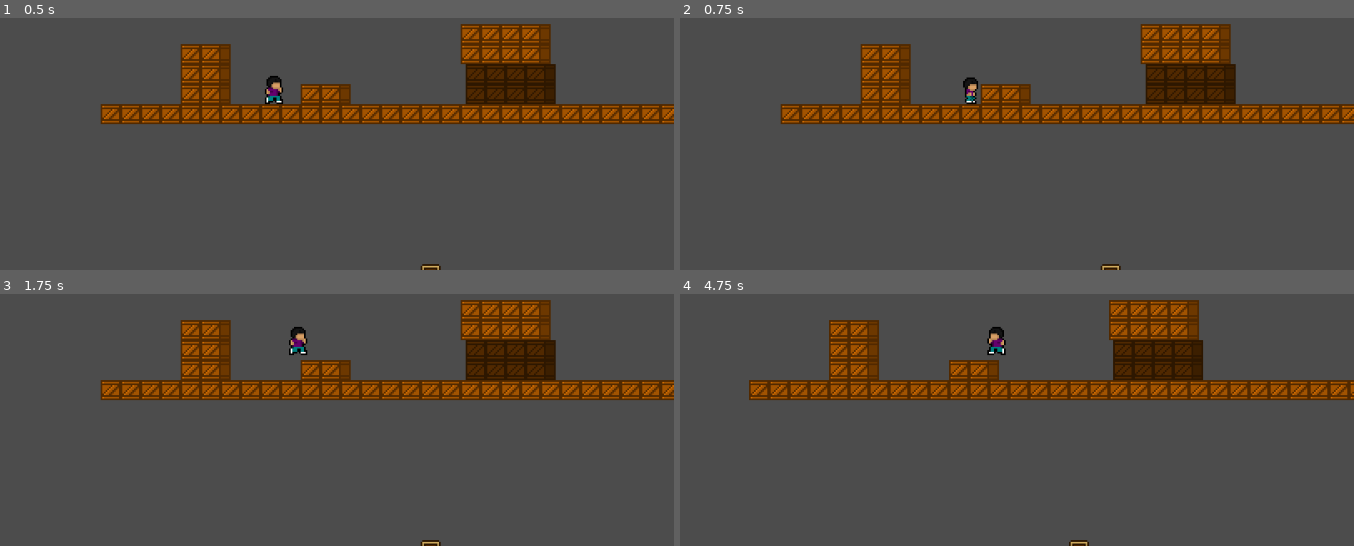
Above: before the commit, frames 1-4 (two rows, left to right).
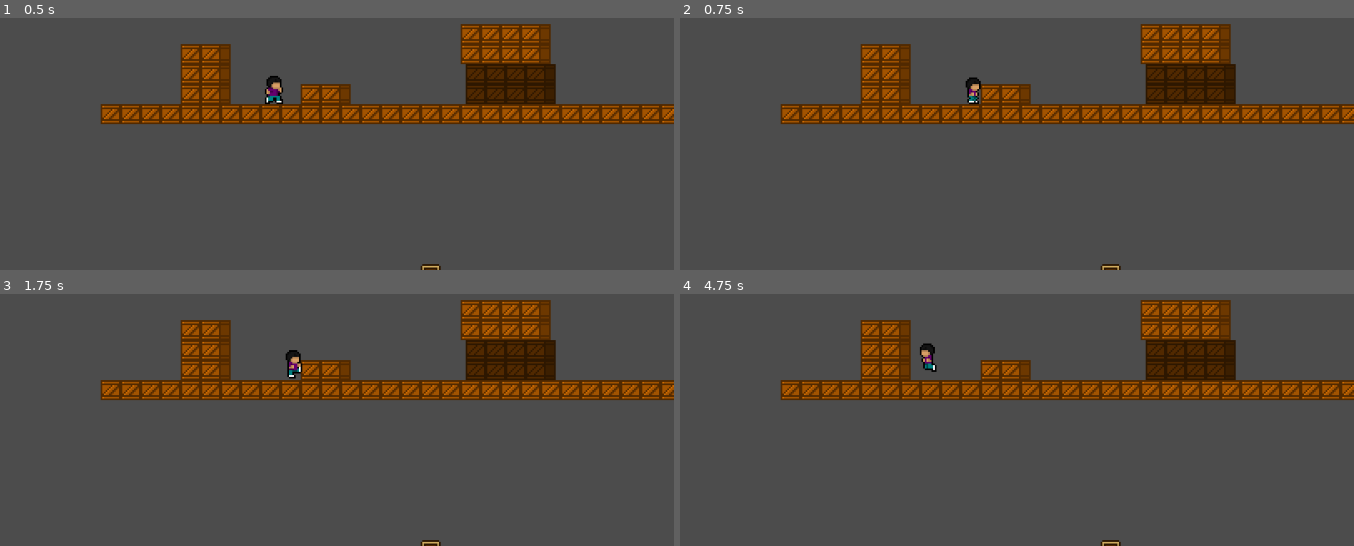
Above: after the commit, the same moments.

Repository: Guilherme-Calland/superMegaDorito
Game: Godot game, scene res://scenes/level/TestLevel.tscn
The game is run twice, just before and just after one commit, with the same random seed, the same clock (stepped at 60 frames per second) and the same inputs.
Inputs (mouse positions are in pixels of both pictures, inside the frame that each line leads up to):
- Up to frame 1 (0.5 s): no input
- Up to frame 2 (0.75 s): move the mouse to (1131, 23) at 0.52 s; hold D (right) from 0.53 s (still down); click (1131, 23) at 0.6 s
- Up to frame 3 (1.75 s): keep holding D (right); tap W (jump) at 0.77, 1.52 s; tap Shift (dash, bound only before the commit) at 0.8, 1.35 s; move the mouse to (114, 344) at 1.27 s; click (114, 344) at 1.55 s
- Up to frame 4 (4.75 s): move the mouse to (outside the picture) at 2.02 s; release D (right) at 2.03 s; hold A (left) 2.03-2.78 s; click (outside the picture) at 2.1 s; tap Shift (dash, bound only before the commit) at 2.3, 2.85, 3.8, 4.35 s; move the mouse to (915, 409) at 2.77 s; hold D (right) 2.78-4.28 s; tap W (jump) at 3.02, 3.77, 4.52 s; click (915, 409) at 3.05 s; move the mouse to (1192, 389) at 3.52 s; click (1192, 389) at 3.6 s; move the mouse to (outside the picture) at 4.27 s; hold A (left) from 4.28 s (still down); click (outside the picture) at 4.55 s

Frame 1 is identical in both runs. In frame 2, 0.2% of the frame differs, in the area x 41-45%, y 23-35%; in frame 3, 0.4%; in frame 4, 11%, in the area x 10-100%, y 2-100%.

Commit message:
dash on floor audio

Diff:
--- a/project.godot
+++ b/project.godot
@@ -55,8 +55,8 @@
 }
 dash={
 "deadzone": 0.5,
-"events": [ Object(InputEventKey,"resource_local_to_scene":false,"resource_name":"","device":0,"alt":false,"shift":false,"control":false,"meta":false,"command":false,"pressed":false,"scancode":0,"physical_scancode":16777237,"unicode":0,"echo":false,"script":null)
-, Object(InputEventJoypadButton,"resource_local_to_scene":false,"resource_name":"","device":0,"button_index":2,"pressure":0.0,"pressed":false,"script":null)
+"events": [ Object(InputEventJoypadButton,"resource_local_to_scene":false,"resource_name":"","device":0,"button_index":2,"pressure":0.0,"pressed":false,"script":null)
+, Object(InputEventMouseButton,"resource_local_to_scene":false,"resource_name":"","device":0,"alt":false,"shift":false,"control":false,"meta":false,"command":false,"button_mask":0,"position":Vector2( 0, 0 ),"global_position":Vector2( 0, 0 ),"factor":1.0,"button_index":1,"pressed":false,"doubleclick":false,"script":null)
  ]
 }
 duck={
--- a/scenes/level/TestLevel.tscn
+++ b/scenes/level/TestLevel.tscn
@@ -19,7 +19,7 @@
 extents = Vector2( 1.5, 27.5 )
 
 [sub_resource type="RectangleShape2D" id=12]
-extents = Vector2( 192, 18.5 )
+extents = Vector2( 183, 18.5 )
 
 [sub_resource type="RectangleShape2D" id=13]
 extents = Vector2( 27, 9.5 )
@@ -27,14 +27,17 @@
 [sub_resource type="RectangleShape2D" id=16]
 extents = Vector2( 9, 48 )
 
+[sub_resource type="RectangleShape2D" id=30]
+extents = Vector2( 8, 18.5 )
+
 [sub_resource type="RectangleShape2D" id=14]
 extents = Vector2( 77.5, 10.25 )
 
 [sub_resource type="RectangleShape2D" id=15]
-extents = Vector2( 6, 10 )
+extents = Vector2( 5.5, 10 )
 
 [sub_resource type="RectangleShape2D" id=2]
-extents = Vector2( 141.5, 10 )
+extents = Vector2( 134.5, 10 )
 
 [sub_resource type="RectangleShape2D" id=8]
 extents = Vector2( 78.625, 13 )
@@ -50,6 +53,9 @@
 
 [sub_resource type="RectangleShape2D" id=17]
 extents = Vector2( 4, 12.5 )
+
+[sub_resource type="RectangleShape2D" id=31]
+extents = Vector2( 7, 10 )
 
 [sub_resource type="RectangleShape2D" id=18]
 extents = Vector2( 85, 10 )
@@ -284,7 +290,7 @@
 collision_layer = 2
 
 [node name="CollisionShape2D" type="CollisionShape2D" parent="Terrain/WoodArea"]
-position = Vector2( -184, 8.5 )
+position = Vector2( -193, 8.5 )
 shape = SubResource( 12 )
 
 [node name="CollisionShape2D2" type="CollisionShape2D" parent="Terrain/WoodArea"]
@@ -295,6 +301,12 @@
 position = Vector2( 418, 121 )
 shape = SubResource( 16 )
 
+[node name="WoodArea" type="Area2D" parent="Terrain/WoodArea"]
+
+[node name="CollisionShape2D" type="CollisionShape2D" parent="Terrain/WoodArea/WoodArea"]
+position = Vector2( 0, 8.5 )
+shape = SubResource( 30 )
+
 [node name="GrassArea" type="Area2D" parent="Terrain"]
 visible = false
 position = Vector2( 171, -8 )
@@ -305,9 +317,10 @@
 shape = SubResource( 14 )
 
 [node name="GrassArea" type="Area2D" parent="Terrain/GrassArea"]
+visible = false
 
 [node name="CollisionShape2D" type="CollisionShape2D" parent="Terrain/GrassArea/GrassArea"]
-position = Vector2( 2, 18 )
+position = Vector2( 2.5, 18 )
 shape = SubResource( 15 )
 
 [node name="CollisionShape2D2" type="CollisionShape2D" parent="Terrain/GrassArea/GrassArea"]
@@ -319,7 +332,7 @@
 collision_layer = 2
 
 [node name="CollisionShape2D" type="CollisionShape2D" parent="Terrain/MetalArea"]
-position = Vector2( 486.5, 4 )
+position = Vector2( 493.5, 4 )
 shape = SubResource( 2 )
 
 [node name="CollisionShape2D5" type="CollisionShape2D" parent="Terrain/MetalArea"]
@@ -344,6 +357,10 @@
 [node name="CollisionShape2D2" type="CollisionShape2D" parent="Terrain/MetalArea/MetalAreaChild"]
 position = Vector2( 400, 157 )
 shape = SubResource( 17 )
+
+[node name="CollisionShape2D3" type="CollisionShape2D" parent="Terrain/MetalArea/MetalAreaChild"]
+position = Vector2( 350, 3 )
+shape = SubResource( 31 )
 
 [node name="BongoArea" type="Area2D" parent="Terrain"]
 visible = false
@@ -465,6 +482,7 @@
 [connection signal="body_entered" from="Terrain/KeyboardArea/KeyboardC8" to="Player" method="_on_Terrain_body_entered" binds= [ "keyboard", "c8" ]]
 [connection signal="body_entered" from="Terrain/KeyboardArea/KeyboardC8Sh" to="Player" method="_on_Terrain_body_entered" binds= [ "keyboard", "c8Sh" ]]
 [connection signal="body_entered" from="Terrain/WoodArea" to="Player" method="_on_Terrain_body_entered" binds= [ "wood", "" ]]
+[connection signal="body_entered" from="Terrain/WoodArea/WoodArea" to="Player" method="_on_Terrain_body_entered" binds= [ "wood", "" ]]
 [connection signal="body_entered" from="Terrain/GrassArea" to="Player" method="_on_Terrain_body_entered" binds= [ "grass", "" ]]
 [connection signal="body_entered" from="Terrain/GrassArea/GrassArea" to="Player" method="_on_Terrain_body_entered" binds= [ "grass", "" ]]
 [connection signal="body_entered" from="Terrain/MetalArea" to="Player" method="_on_Terrain_body_entered" binds= [ "metal", "" ]]
--- a/scripts/player/Audio.gd
+++ b/scripts/player/Audio.gd
@@ -9,6 +9,7 @@
 var isOnFloor
 var isOnWall
 var isOnCeiling
+var dashFloorStop
 
 var terrain = "wood"
 var key = "middle"
@@ -101,11 +102,14 @@
 	unpackBundle(flags)
 	handleRunAudio(sprite)
 	handleCollisionAudio()
+	if dashFloorStop:
+		playTerrainAudio()
 
 func unpackBundle(flags):
 	isOnFloor = flags["isOnFloor"]
 	isOnWall = flags["isOnWall"]
 	isOnCeiling = flags["isOnCeiling"]
+	dashFloorStop = flags["dashFloorStop"]
 
 func handleFloorCollisionAudio():
 	if not isOnFloor:
--- a/scripts/player/Movement.gd
+++ b/scripts/player/Movement.gd
@@ -26,8 +26,10 @@
 signal wallJumpLock
 signal dashing
 signal dashReady
+signal dashFloorStop
 
 func move(bundle):
+	emit_signal("dashFloorStop", false)
 	unpackBundle(bundle)
 	var grabbing = handleWallPhysics()
 	if grabbing:
@@ -87,6 +89,8 @@
 			if motion.x <= 0:
 				dashing = false
 				emit_signal("dashing", false)
+		if not dashing and isOnFloor:
+			emit_signal("dashFloorStop", true)
 		emit_signal("motion", motion)
 		return true
 
--- a/scripts/player/Player.gd
+++ b/scripts/player/Player.gd
@@ -11,6 +11,7 @@
 var wallJumpLock
 var dashing
 var dashReady
+var dashFloorStop
 
 var bundle
 var inputs
@@ -43,7 +44,8 @@
 		"facingLeft" : facingLeft,
 		"wallJumpLock" : wallJumpLock,
 		"dashing" : dashing,
-		"dashReady" : dashReady
+		"dashReady" : dashReady,
+		"dashFloorStop" : dashFloorStop
 	}
 	bundle = {
 		"inputs" : inputs,
@@ -66,12 +68,16 @@
 func updateDashReady(d):
 	dashReady = d
 
+func updateDashFloorStop(d):
+	dashFloorStop = d
+
 func connectToSignals():
 	$Movement.connect("motion", self, "updateMotion")
 	$Movement.connect("facingLeft", self, "updateFacingLeft")
 	$Movement.connect("wallJumpLock", self, "updateWallJumpLock")
 	$Movement.connect("dashing", self, "updateDashLock")
 	$Movement.connect("dashReady", self, "updateDashReady")
+	$Movement.connect("dashFloorStop", self, "updateDashFloorStop")
 
 func _on_Terrain_body_entered(body, terrain, key):
 	$Audio.changeTerrain(terrain, key)
Not shown: 1 places in scenes/level/TestLevel.tscn that only renumber resources
